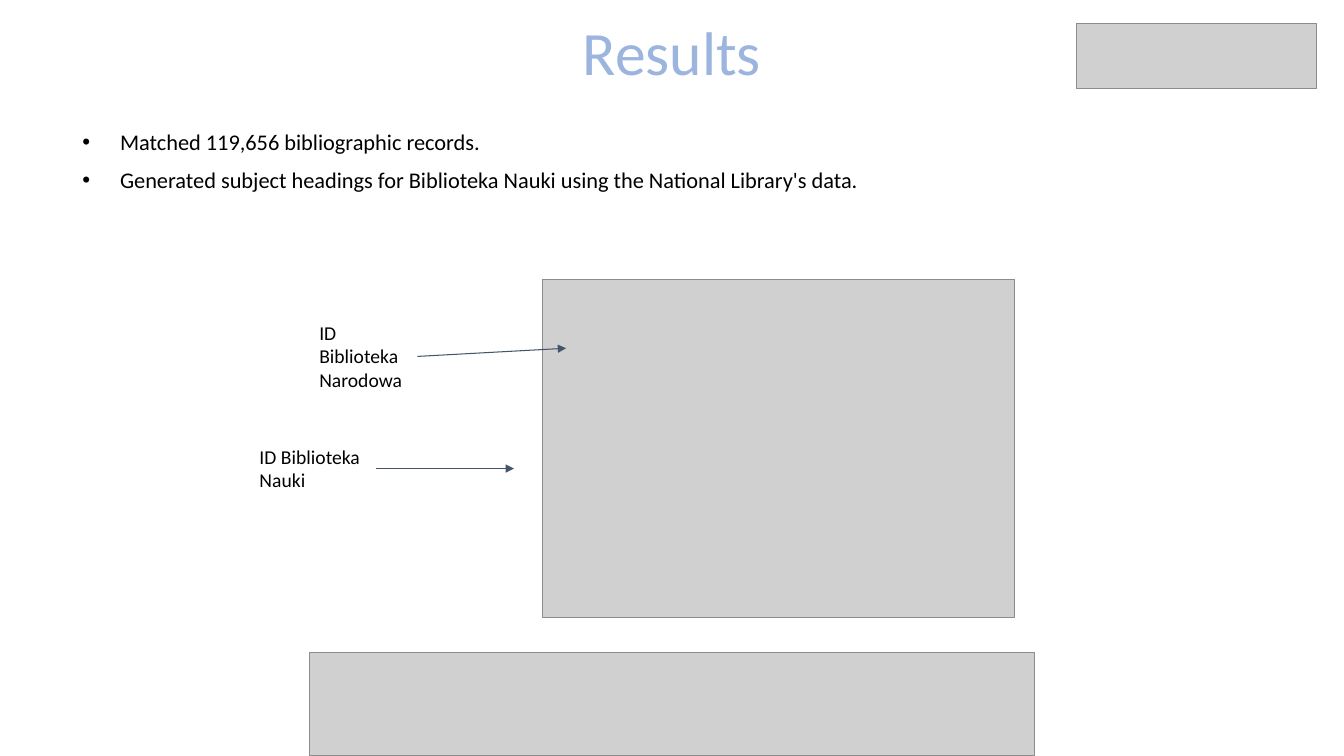
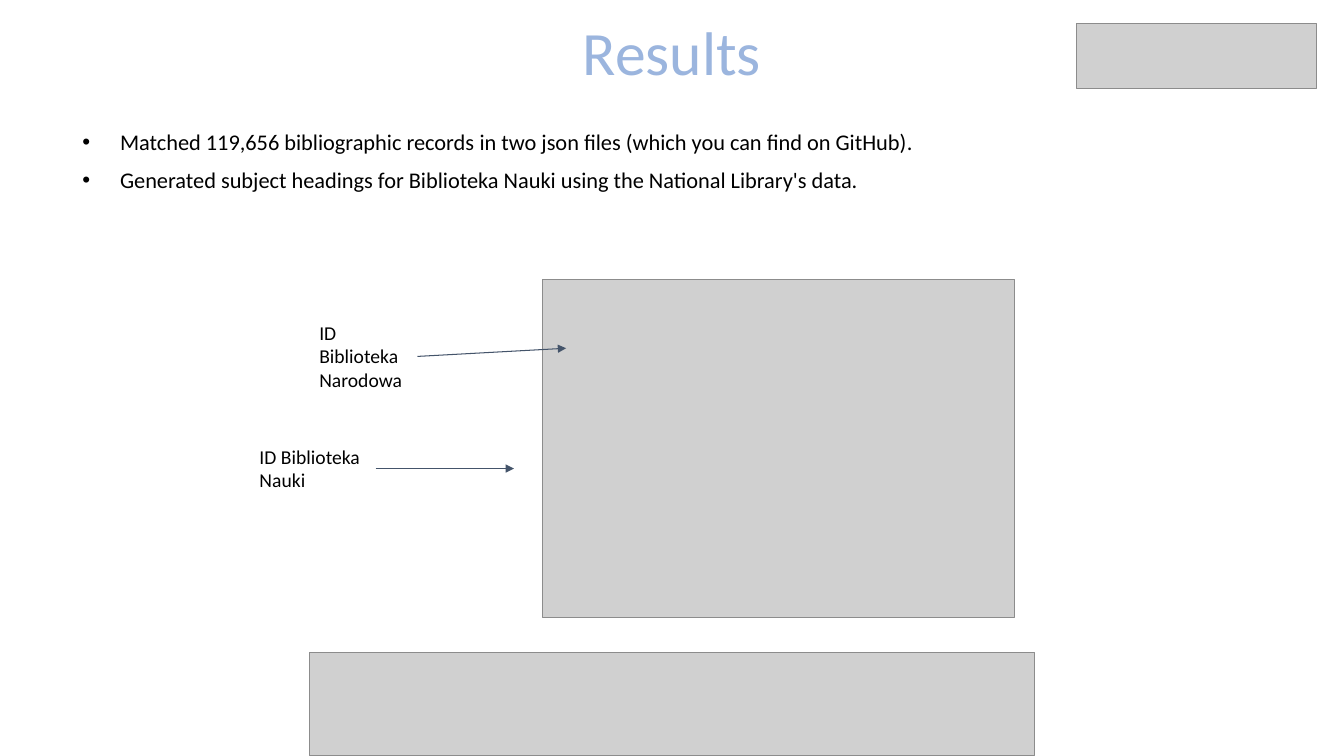
Before and after one commit to CHC-Computations/Powiazane-metadane-Biblioteki-Nauki-i-Biblioteki-Narodowej, a slide deck: slide 5 of ReadME_Linked metadata of the Science Library and the National Library.pptx. Drawn at 1344x756 pixels with LibreOffice and Linux fonts; fonts in the diff are those of the drawing; grey boxes stand for pictures. Boxes give left, top, right and bottom in pixels: in the first picture for what was removed or moved away, otherwise in the second. Text is boxed around its words. In the diff, an @@ line names an element or a change of style, - is before the commit and + after.

```diff
--- a/ReadME_Linked metadata of the Science Library and the National Library.pptx
+++ b/ReadME_Linked metadata of the Science Library and the National Library.pptx
@@ text at bbox=[120, 134, 913, 154]: text changed @@
-• Matched 119,656 bibliographic records.
+• Matched 119,656 bibliographic records in two json files (which you can find on GitHub).
```
